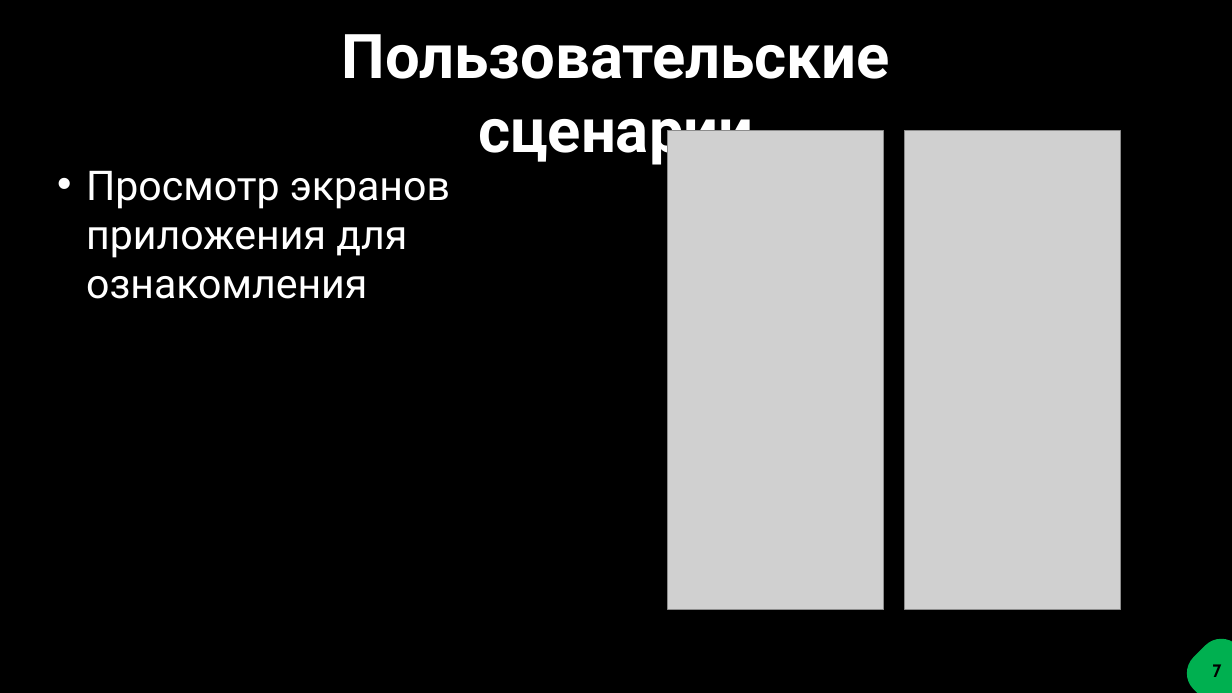
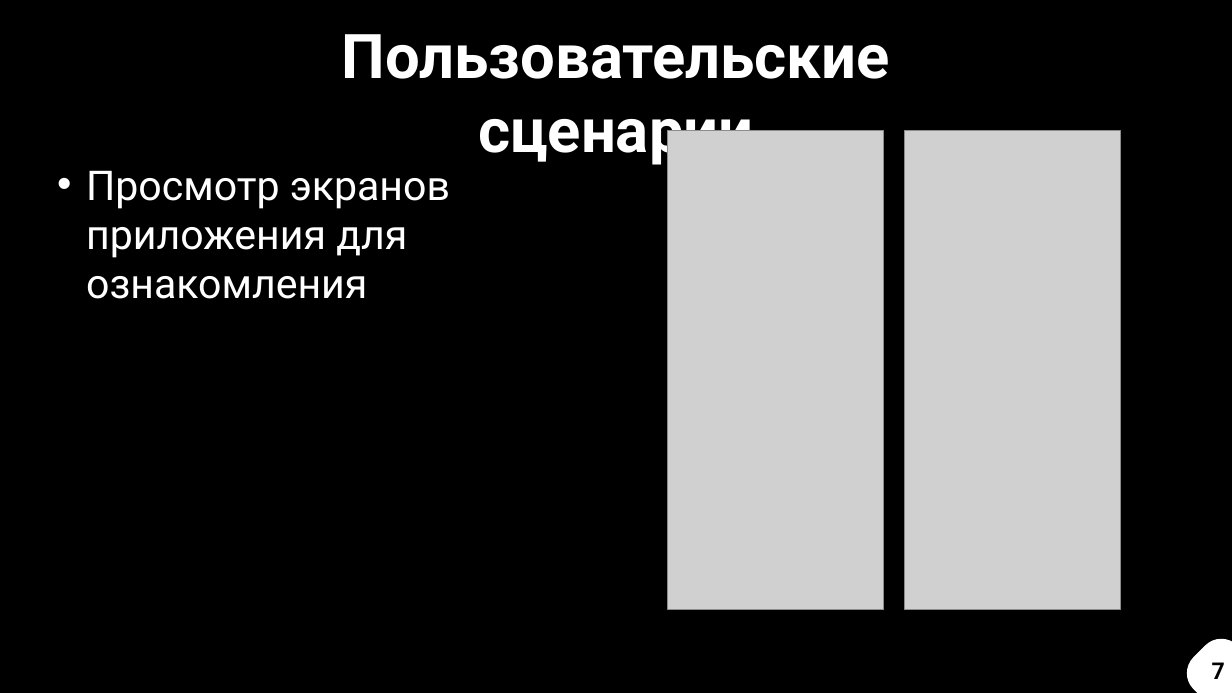
Before and after one commit to dany0k/TP-5.2-2, a slide deck: slide 7 of docs/TP-monseratt.pptx. Drawn at 1232x693 pixels with LibreOffice and Linux fonts; fonts in the diff are those of the drawing; grey boxes stand for pictures. Boxes give left, top, right and bottom in pixels: in the first picture for what was removed or moved away, otherwise in the second. Text is boxed around its words. In the diff, an @@ line names an element or a change of style, - is before the commit and + after.

```diff
--- a/docs/TP-monseratt.pptx
+++ b/docs/TP-monseratt.pptx
@@ freeform shape at (1178,630,1232,693): fill #00B050 to #FFFFFF @@
@@ text added at (1212,662,1225,679), 18 pt, text #000000, bold @@
+7
```
Also in this commit, not shown: 14 other slides changed, 4 other files.
